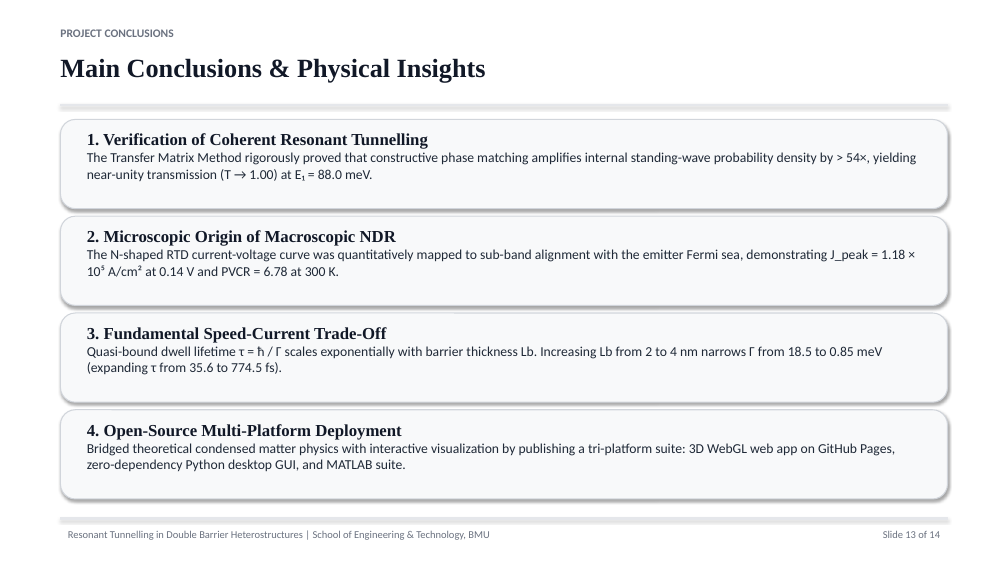
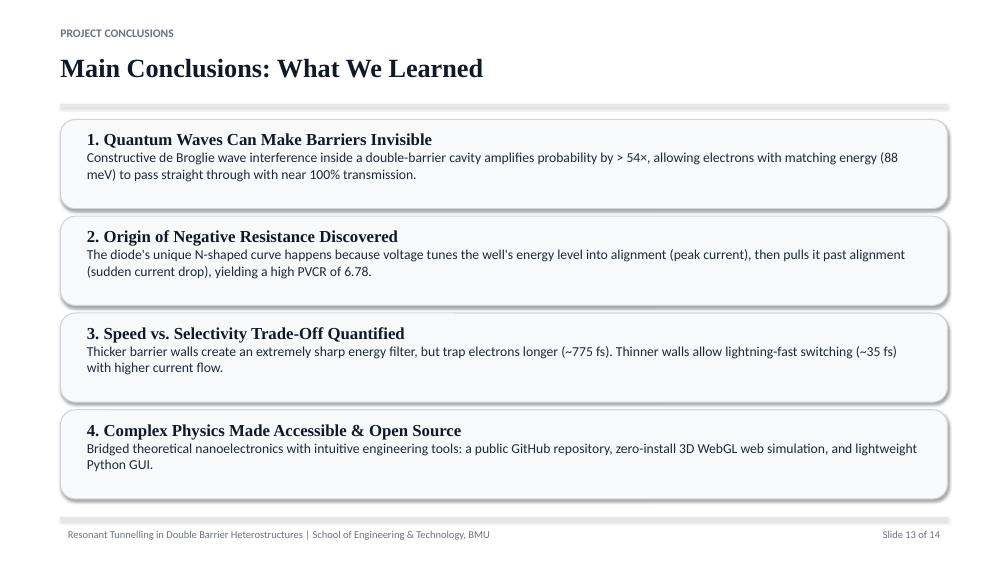
Before and after one commit to Anantgoel2005/double-barrier-simulation, a slide deck: slide 13 of Resonant_Tunnelling_Presentation.pptx. Drawn at 1008x567 pixels with LibreOffice and Linux fonts; fonts in the diff are those of the drawing. Boxes give left, top, right and bottom in pixels: in the first picture for what was removed or moved away, otherwise in the second. Text is boxed around its words. In the diff, an @@ line names an element or a change of style, - is before the commit and + after.

Commit message:
docs: enrich report and presentation with intuitive layman explanations and simplified takeaways

```diff
--- a/Resonant_Tunnelling_Presentation.pptx
+++ b/Resonant_Tunnelling_Presentation.pptx
@@ text at [60,58,484,78]: text changed @@
-Main Conclusions & Physical Insights
+Main Conclusions: What We Learned
@@ text at [87,133,898,182]: text changed @@
-1. Verification of Coherent Resonant Tunnelling
-The Transfer Matrix Method rigorously proved that constructive phase matching amplifies internal standing-wave probability density by > 54×, yielding near-unity transmission (T → 1.00) at E₁ = 88.0 meV.
+1. Quantum Waves Can Make Barriers Invisible
+Constructive de Broglie wave interference inside a double-barrier cavity amplifies probability by > 54×, allowing electrons with matching energy (88 meV) to pass straight through with near 100% transmission.
@@ text at [87,230,906,279]: text changed @@
-2. Microscopic Origin of Macroscopic NDR
-The N-shaped RTD current-voltage curve was quantitatively mapped to sub-band alignment with the emitter Fermi sea, demonstrating J_peak = 1.18 × 10⁵ A/cm² at 0.14 V and PVCR = 6.78 at 300 K.
+2. Origin of Negative Resistance Discovered
+The diode's unique N-shaped curve happens because voltage tunes the well's energy level into alignment (peak current), then pulls it past alignment (sudden current drop), yielding a high PVCR of 6.78.
@@ text at [87,327,897,375]: text changed @@
-3. Fundamental Speed-Current Trade-Off
-Quasi-bound dwell lifetime τ = ħ / Γ scales exponentially with barrier thickness Lb. Increasing Lb from 2 to 4 nm narrows Γ from 18.5 to 0.85 meV (expanding τ from 35.6 to 774.5 fs).
+3. Speed vs. Selectivity Trade-Off Quantified
+Thicker barrier walls create an extremely sharp energy filter, but trap electrons longer (~775 fs). Thinner walls allow lightning-fast switching (~35 fs) with higher current flow.
@@ text at [87,424,917,471]: text changed @@
-4. Open-Source Multi-Platform Deployment
-Bridged theoretical condensed matter physics with interactive visualization by publishing a tri-platform suite: 3D WebGL web app on GitHub Pages, zero-dependency Python desktop GUI, and MATLAB suite.
+4. Complex Physics Made Accessible & Open Source
+Bridged theoretical nanoelectronics with intuitive engineering tools: a public GitHub repository, zero-install 3D WebGL web simulation, and lightweight Python GUI.
```
Also in this commit, not shown: 12 other slides changed, 5 other files.
